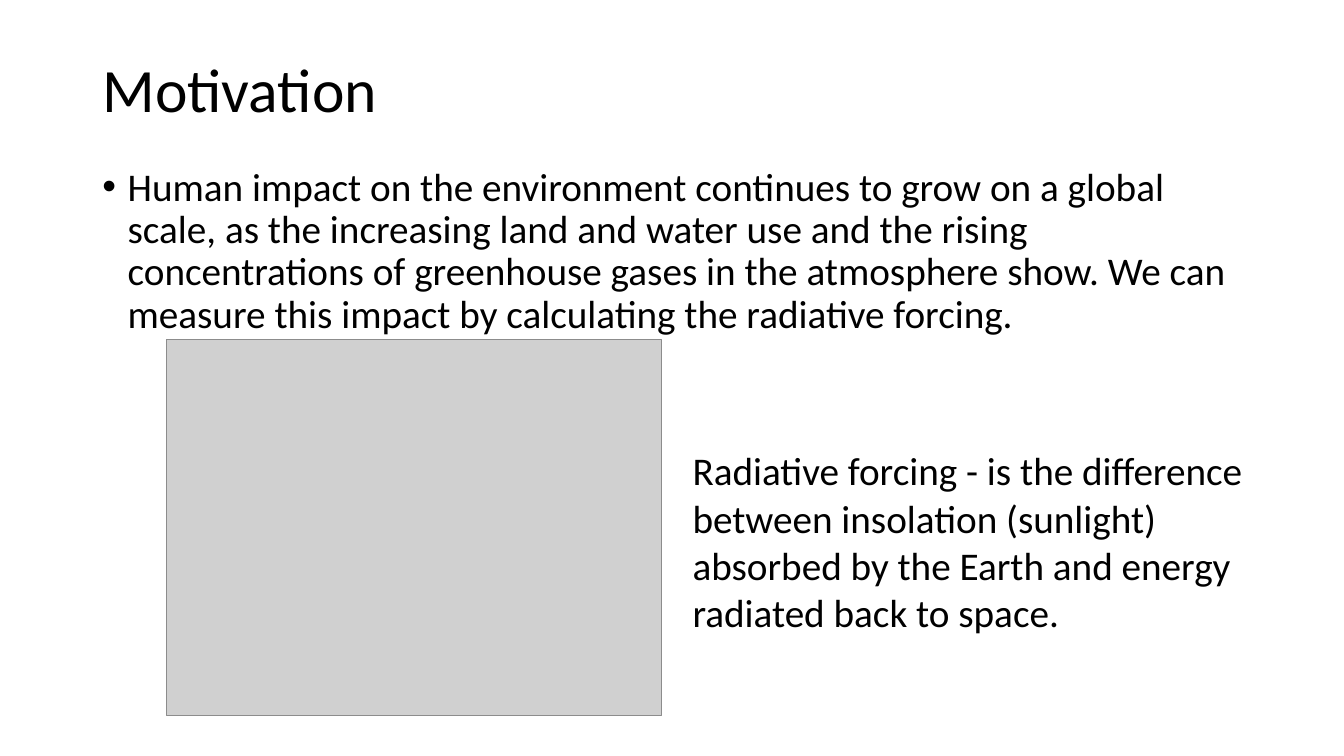
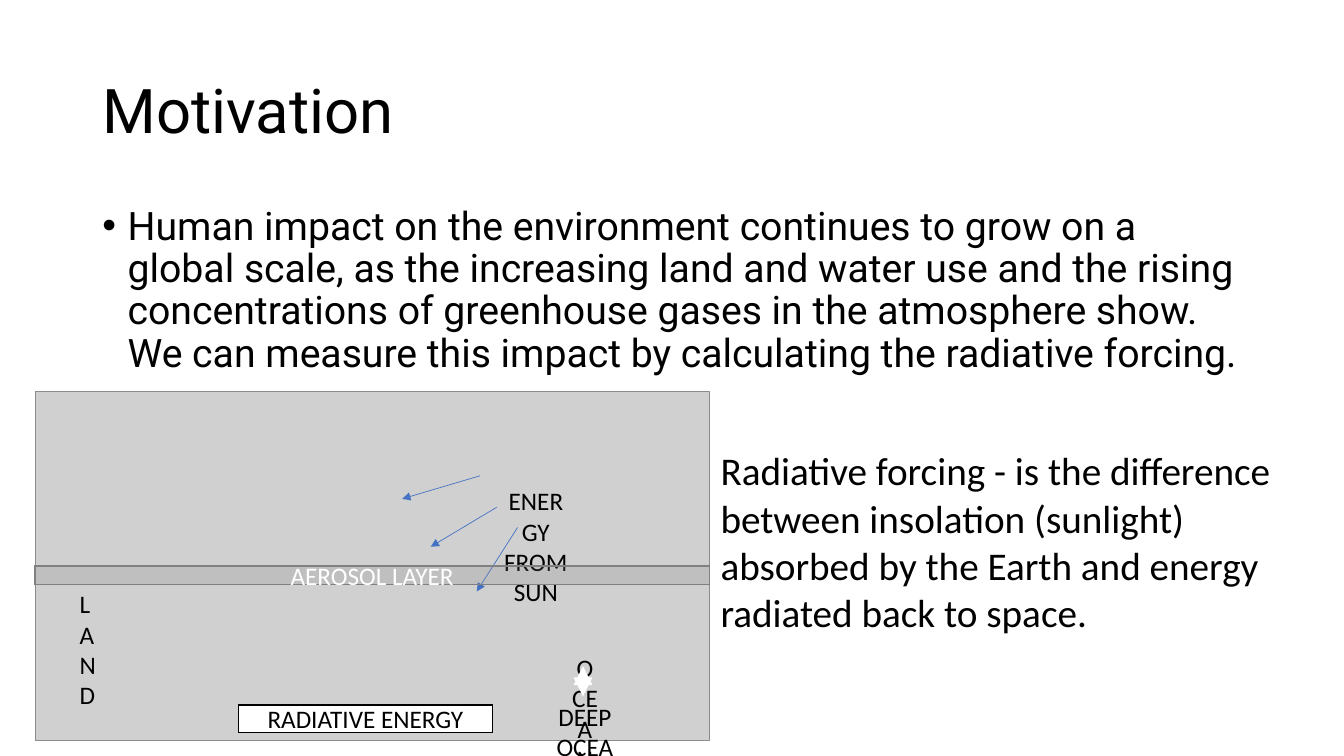
Before and after one commit to niharnandan/thesis, a slide deck: slide 2 of Mid Semester Presentation.pptx. Drawn at 1344x756 pixels with LibreOffice and Linux fonts; fonts in the diff are those of the drawing; grey boxes stand for pictures; background and template pictures are left out. Boxes give left, top, right and bottom in pixels: in the first picture for what was removed or moved away, otherwise in the second. Text is boxed around its words. In the diff, an @@ line names an element or a change of style, - is before the commit and + after.

```diff
--- a/Mid Semester Presentation.pptx
+++ b/Mid Semester Presentation.pptx
@@ title "Motivation" at (102,88,393,134): font Calibri to Roboto @@
@@ text "Human impact on the environment ..." at (128,210,1237,376): font Calibri to Roboto @@
@@ text "Human impact on the environment ...": place and size @@
-text "Human impact on the environment ..." at (128,173,1226,335)
+text "Human impact on the environment ..." at (128,210,1237,376)
@@ picture: place and size @@
-picture at (166,340,661,716)
+picture at (35,392,710,741)
@@ text "Radiative forcing - is the ...": place and size @@
-text "Radiative forcing - is the ..." at (693,457,1242,634)
+text "Radiative forcing - is the ..." at (721,457,1270,634)
@@ group added at (35,476,710,735): 4 texts, 3 arrows, 2 rectangles, 1 double arrow @@
+DEEP OCEAN
+OCEAN
+LAND
+ENERGY FROM
+SUN
+AEROSOL LAYER
+RADIATIVE ENERGY
```
Also in this commit, not shown: 15 other slides changed, 2 slides added.
